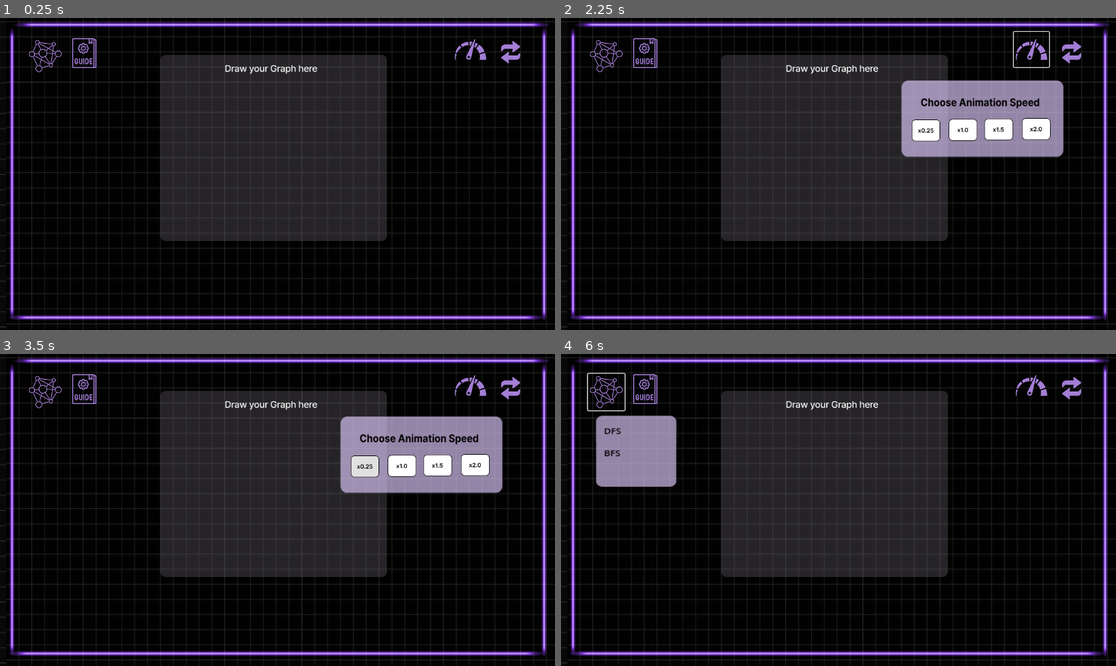
Above: before the commit, frames 1-4 (two rows, left to right).
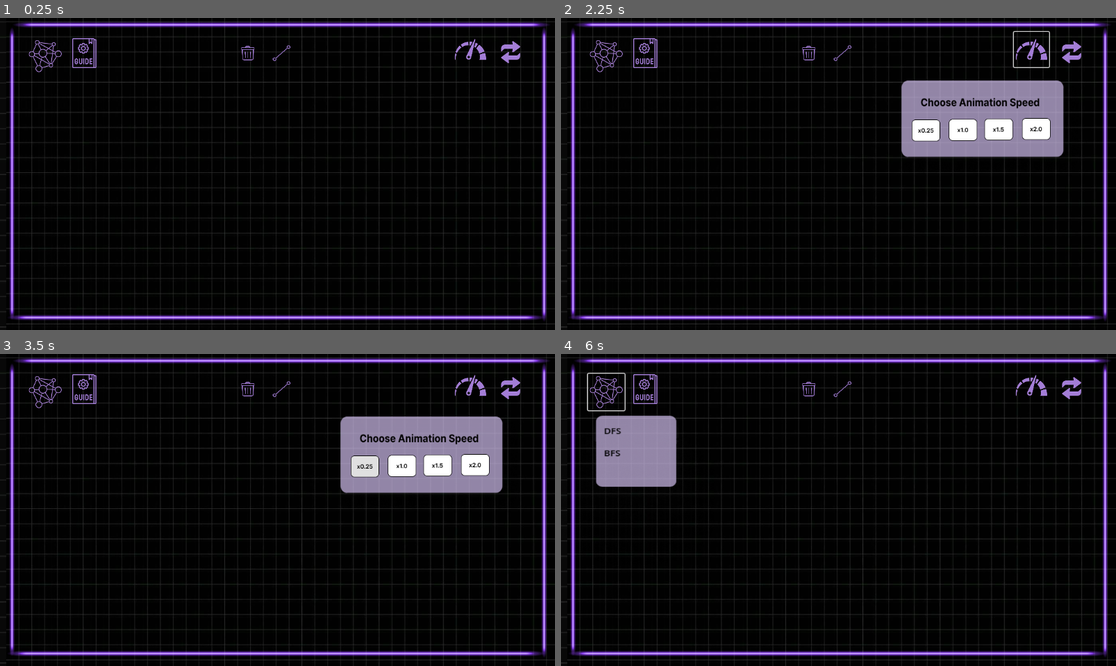
Above: after the commit, the same moments.

Repository: ftomara/Algo_MF
Game: Godot game, scene res://scenes/graph_scene_.tscn
The game is run twice, just before and just after one commit, with the same random seed, the same clock (stepped at 60 frames per second) and the same inputs.
Inputs (mouse positions are in pixels of both pictures, inside the frame that each line leads up to):
- Up to frame 1 (0.25 s): no input
- Up to frame 2 (2.25 s): click (810, 52) at 0.52 s; click (844, 52) at 1.27 s; click (1032, 49) at 2 s
- Up to frame 3 (3.5 s): click (366, 466) at 2.75 s
- Up to frame 4 (6 s): click (960, 466) at 3.5 s; click (999, 466) at 4.25 s; click (1038, 466) at 5 s; click (605, 391) at 5.75 s

The runs differ from the first frame. In frame 1, 24% of the frame differs, in the area x 28-70%, y 8-72%; in frame 2, 22%; in frame 3, 22%; in frame 4, 24%.

Commit message:
Trash and Line buttons + grap modes

Diff:
--- a/algo_visualizer/scenes/graph_scene_.tscn
+++ b/algo_visualizer/scenes/graph_scene_.tscn
@@ -26,6 +26,9 @@
 [ext_resource type="Texture2D" uid="uid://ce713p358a338" path="res://assets/user-guide.png" id="24_73sqc"]
 [ext_resource type="Texture2D" uid="uid://dw635df2f3s4y" path="res://assets/guide window.png" id="25_eeoro"]
 [ext_resource type="PackedScene" uid="uid://cqptlmq2mt4fk" path="res://scenes/square.tscn" id="26_18n2j"]
+[ext_resource type="Texture2D" uid="uid://bok0s7pwnd8g4" path="res://assets/recycle-bin.png" id="27_xqq70"]
+[ext_resource type="Texture2D" uid="uid://b1shcljtm1x78" path="res://assets/recycle-bin (1).png" id="28_a712f"]
+[ext_resource type="Texture2D" uid="uid://eaxfa1hjjy5b" path="res://assets/nodes.png" id="29_535tv"]
 
 [sub_resource type="StyleBoxTexture" id="StyleBoxTexture_dn7nt"]
 content_margin_left = 8.0
@@ -145,6 +148,7 @@
 stream = ExtResource("7_dpabh")
 
 [node name="Panel" type="Panel" parent="."]
+visible = false
 layout_mode = 1
 anchors_preset = 15
 anchor_right = 1.0
@@ -473,10 +477,40 @@
 theme_override_constants/separation = 60
 
 [node name="DeleteNodeDialog" type="ConfirmationDialog" parent="."]
+position = Vector2i(0, 36)
 size = Vector2i(360, 100)
-visible = true
 ok_button_text = "Delete"
 dialog_text = "Are You Sure You Want To delete This node ?"
+
+[node name="trash" type="TextureButton" parent="."]
+layout_mode = 1
+anchors_preset = 5
+anchor_left = 0.5
+anchor_right = 0.5
+offset_left = 122.5
+offset_top = 57.0
+offset_right = 159.5
+offset_bottom = 89.0
+grow_horizontal = 2
+texture_normal = ExtResource("27_xqq70")
+texture_pressed = ExtResource("28_a712f")
+texture_hover = ExtResource("28_a712f")
+ignore_texture_size = true
+stretch_mode = 0
+
+[node name="line" type="TextureButton" parent="."]
+layout_mode = 1
+anchors_preset = 5
+anchor_left = 0.5
+anchor_right = 0.5
+offset_left = 192.5
+offset_top = 57.0
+offset_right = 229.5
+offset_bottom = 89.0
+grow_horizontal = 2
+texture_normal = ExtResource("29_535tv")
+ignore_texture_size = true
+stretch_mode = 0
 
 [connection signal="pressed" from="speed" to="." method="_on_speed_pressed"]
 [connection signal="pressed" from="AlgoIcon" to="." method="_on_algo_icon_pressed"]
@@ -487,3 +521,6 @@
 [connection signal="pressed" from="UserGuide" to="." method="_on_user_guide_pressed"]
 [connection signal="canceled" from="DeleteNodeDialog" to="." method="_on_delete_node_dialog_canceled"]
 [connection signal="confirmed" from="DeleteNodeDialog" to="." method="_on_delete_node_dialog_confirmed"]
+[connection signal="pressed" from="trash" to="." method="_on_trash_pressed"]
+[connection signal="toggled" from="trash" to="." method="_on_trash_toggled"]
+[connection signal="pressed" from="line" to="." method="_on_line_pressed"]
--- a/algo_visualizer/scripts/graph_scene_.gd
+++ b/algo_visualizer/scripts/graph_scene_.gd
@@ -3,6 +3,8 @@
 const VERTICAL_SPACING := 60
 const HORIZONTAL_SPACING := 60
 
+enum Modes {DeleteMode , LineMode , NormalMode}
+var Current_mode = Modes.NormalMode
 var GraphNodeScene = preload("res://scenes/graph_node.tscn")
 var square = preload("res://scenes/square.tscn")
 
@@ -14,7 +16,8 @@
 var node_b : Control = null
 var lines = []
 var connections = {}
-var is_processing_click = false  # Prevent multiple clicks
+var is_processing_click = false
+var selection_lock = false  # Prevent overlapping selections
 
 @onready var queue_container = $StackPanel2/VBoxContainer
 @onready var stack_container = $testing/ScrollContainer/VBoxContainer
@@ -25,17 +28,19 @@
 @onready var guide_window = $guideWindow
 @onready var line_layer = $LinesLayer
 @onready var delete_node_dialog = $DeleteNodeDialog
+@onready var trash = $trash
+@onready var line = $line
 
 func _ready():
 	print("Ready!")
 	node_value_window.visible = false
-	# Manual signal connections for delete dialog
+
 	if delete_node_dialog:
 		delete_node_dialog.visible = false
 
 	# Manual signal connections for algorithm buttons
-	var dfs_btn = menu_options.get_node("DFS") # Adjust path as needed
-	var bfs_btn = menu_options.get_node("BFS") # Adjust path as needed
+	var dfs_btn = menu_options.get_node("DFS")
+	var bfs_btn = menu_options.get_node("BFS")
 
 	if dfs_btn:
 		dfs_btn.pressed.connect(_on_dfs_pressed)
@@ -43,7 +48,6 @@
 		bfs_btn.pressed.connect(_on_bfs_pressed)
 
 func _input(event):
-	# Check if any UI element is currently visible to prevent interference
 	if node_value_window.visible or delete_node_dialog.visible or speed_menu.visible or menu_options.visible or guide_window.visible:
 		return
 
@@ -54,18 +58,16 @@
 func spawn_graph_node(node_position: Vector2):
 	var node = GraphNodeScene.instantiate()
 	node.position = node_position
-	# Use call_deferred to prevent signal interference
-	node.connect("node_clicked", Callable(self, "_on_node_clicked"), CONNECT_DEFERRED)
+	# Remove CONNECT_DEFERRED to prevent race conditions
+	node.connect("node_clicked", Callable(self, "_on_node_clicked"))
 	add_child(node)
 
-	# Open value window
 	current_edit_node = node
 	node_value_window.visible = true
 	line_edit.clear()
 	line_edit.grab_focus()
 
 func create_queue():
-	# Clear existing queue items first
 	for child in queue_container.get_children():
 		child.queue_free()
 	await get_tree().process_frame
@@ -81,7 +83,6 @@
 	queue_container.add_child(square_instance)
 
 func create_stack():
-	# Clear existing stack items first
 	for child in stack_container.get_children():
 		child.queue_free()
 	await get_tree().process_frame
@@ -90,62 +91,79 @@
 	for i in range(nodes.size()):
 		var reversed_index = nodes.size() - 1 - i
 		var text = nodes[reversed_index].get_node("Gnode/Label").text
-		await spawn_stack_item(text)  # Wait for each item to be added
+		await spawn_stack_item(text)
 
 func spawn_stack_item(text: String):
 	var square_instance = square.instantiate()
 	square_instance.get_node("Gnode/Label").text = text
 	stack_container.add_child(square_instance)
 	await get_tree().process_frame
-	# Ensure the scroll container exists and has children before scrolling
 	if stack_container.get_child_count() > 0:
 		$testing/ScrollContainer.ensure_control_visible(stack_container.get_child(stack_container.get_child_count() - 1))
 
 func _on_line_edit_text_submitted(new_text):
 	if current_edit_node and new_text != "":
 		current_edit_node.get_node("Gnode/Label").text = new_text
-		if not nodes.has(current_edit_node):  # Prevent duplicates
+		if not nodes.has(current_edit_node):
 			nodes.push_back(current_edit_node)
 		print("Node label set to:", new_text)
+		print("Total nodes: ", nodes.size())
 	_hide_value_window()
 
 func _on_node_clicked(node):
-	# Prevent processing if already handling a click or if dialogs are open
-	if is_processing_click or delete_node_dialog.visible:
-		return
-
-	is_processing_click = true
-
-	if click_number < 2:
-		click_number += 1
-		if node_a == null:
-			node_a = node
-			print("Selected node A: ", node_a.get_node("Gnode/Label").text)
-		elif node_b == null:
-			node_b = node
-			print("Selected node B: ", node_b.get_node("Gnode/Label").text)
-
-	if click_number == 2 and node_a and node_b:
-		if node_a != node_b:
+	# Prevent overlapping selections and processing
+	if selection_lock or delete_node_dialog.visible:
+		print("Selection blocked - lock:", selection_lock, "dialog:", delete_node_dialog.visible)
+		return
+
+	selection_lock = true
+	print("\n=== NODE CLICK DEBUG ===")
+	print("Clicked node: ", node.get_node("Gnode/Label").text)
+	print("Current click_number: ", click_number)
+	print("Current node_a: ", node_a.get_node("Gnode/Label").text if node_a else "null")
+	print("Current node_b: ", node_b.get_node("Gnode/Label").text if node_b else "null")
+
+	# First click - select node A
+	if click_number == 0:
+		node_a = node
+		click_number = 1
+		print("Set as node_a: ", node_a.get_node("Gnode/Label").text)
+		# Visual feedback could be added here (highlight node)
+
+	# Second click - select node B and process connection
+	elif click_number == 1:
+		node_b = node
+		click_number = 2
+		print("Set as node_b: ", node_b.get_node("Gnode/Label").text)
+
+		# Process the connection immediately
+		if node_a == node_b:
+			print("Same node clicked twice - showing delete dialog")
+			delete_node_dialog.popup_centered()
+		else:
+			print("Different nodes - attempting to create connection")
 			_draw_line(node_a, node_b)
 			_reset_selection()
-		else:
-			# Same node clicked twice - show delete dialog
-			delete_node_dialog.show()
-			# Don't reset here, wait for dialog response
-
-	# Use timer to prevent rapid clicking
-	await get_tree().create_timer(0.1).timeout
-	is_processing_click = false
+
+	print("After processing - click_number: ", click_number)
+	print("=== END DEBUG ===\n")
+
+	# Use a shorter delay and unlock selection
+	#await get_tree().create_timer(0.05).timeout
+	selection_lock = false
 
 func _reset_selection():
+	print("Resetting selection")
 	click_number = 0
 	node_a = null
 	node_b = null
 
 func _delete_node(nodea):
+
 	if not nodea:
 		return
+
+	print("Deleting node: ", nodea.get_node("Gnode/Label").text)
 
 	# Remove from nodes array
 	nodes.erase(nodea)
@@ -179,35 +197,36 @@
 
 func _draw_line(nodea, nodeb):
 	if not nodea or not nodeb:
-		return
+		print("ERROR: One of the nodes is null")
+		return
+
+	print("Drawing line between: ", nodea.get_node("Gnode/Label").text, " and ", nodeb.get_node("Gnode/Label").text)
 
 	# Check if connection already exists
 	if connections.has(nodea) and nodeb in connections[nodea]:
-		print("Connection already exists!")
+		print("Connection already exists between these nodes!")
 		return
 
 	var line = Line2D.new()
-	line.width = 2.0  # Make lines more visible
+	line.width = 5.0
 	line.default_color = Color.WHITE
 
 	# Add bidirectional connection
 	if not connections.has(nodea):
 		connections[nodea] = []
-	if not connections[nodea].has(nodeb):
-		connections[nodea].append(nodeb)
+	connections[nodea].append(nodeb)
 
 	if not connections.has(nodeb):
 		connections[nodeb] = []
-	if not connections[nodeb].has(nodea):
-		connections[nodeb].append(nodea)
+	connections[nodeb].append(nodea)
 
 	line.add_point(nodea.position + Vector2(37, 37))
 	line.add_point(nodeb.position + Vector2(37, 37))
 	lines.append(line)
 	line_layer.add_child(line)
 
-	print("Connection created between: ", nodea.get_node("Gnode/Label").text, " and ", nodeb.get_node("Gnode/Label").text)
-	print("Total connections: ", connections)
+	print("SUCCESS: Line created between ", nodea.get_node("Gnode/Label").text, " and ", nodeb.get_node("Gnode/Label").text)
+	print("Total connections: ", connections.size())
 
 func _on_button_pressed():
 	_hide_value_window()
@@ -218,51 +237,52 @@
 	line_edit.clear()
 
 func _on_speed_pressed():
-	# Close other menus first
 	menu_options.visible = false
 	guide_window.visible = false
 	speed_menu.visible = !speed_menu.visible
 
 func _on_algo_icon_pressed():
-	# Close other menus first
 	speed_menu.visible = false
 	guide_window.visible = false
 	menu_options.visible = !menu_options.visible
 
 func _on_user_guide_pressed():
-	# Close other menus first
 	speed_menu.visible = false
 	menu_options.visible = false
 	guide_window.visible = !guide_window.visible
-
-
-
-
 
 func _on_dfs_pressed():
 	print("DFS pressed")
-	# Close menu first
-	menu_options.visible = false
-	# Add small delay to prevent interference
-	await get_tree().process_frame
+	menu_options.visible = false
 	create_stack()
 
 func _on_bfs_pressed():
 	print("BFS pressed")
-	# Close menu first
-	menu_options.visible = false
-	# Add small delay to prevent interference
-	await get_tree().process_frame
+	menu_options.visible = false
 	create_queue()
 
-
 func _on_delete_node_dialog_confirmed():
+	print("Delete confirmed")
 	_delete_node(node_a)
 	_reset_selection()
 	delete_node_dialog.hide()
 
-
 func _on_delete_node_dialog_canceled():
-	print("Cancel pressed")
+	print("Delete canceled")
 	_reset_selection()
 	delete_node_dialog.hide()
+
+
+func _on_trash_pressed():
+	Current_mode = Modes.DeleteMode
+
+func _on_line_pressed():
+	Current_mode = Modes.LineMode
+
+
+func _on_trash_toggled(toggled_on):
+	if Current_mode == Modes.DeleteMode :
+		Current_mode = Modes.NormalMode
+
+	elif Current_mode == Modes.LineMode:
+		Current_mode= Modes.NormalMode
Binary file added: algo_visualizer/assets/nodes.png
Not shown, added: algo_visualizer/assets/nodes.png.import
Binary file added: algo_visualizer/assets/recycle-bin (1).png
Not shown, added: algo_visualizer/assets/recycle-bin (1).png.import
Binary file added: algo_visualizer/assets/recycle-bin.png
Not shown, added: algo_visualizer/assets/recycle-bin.png.import
Not shown: 1 places in algo_visualizer/scenes/graph_scene_.tscn that only renumber resources
